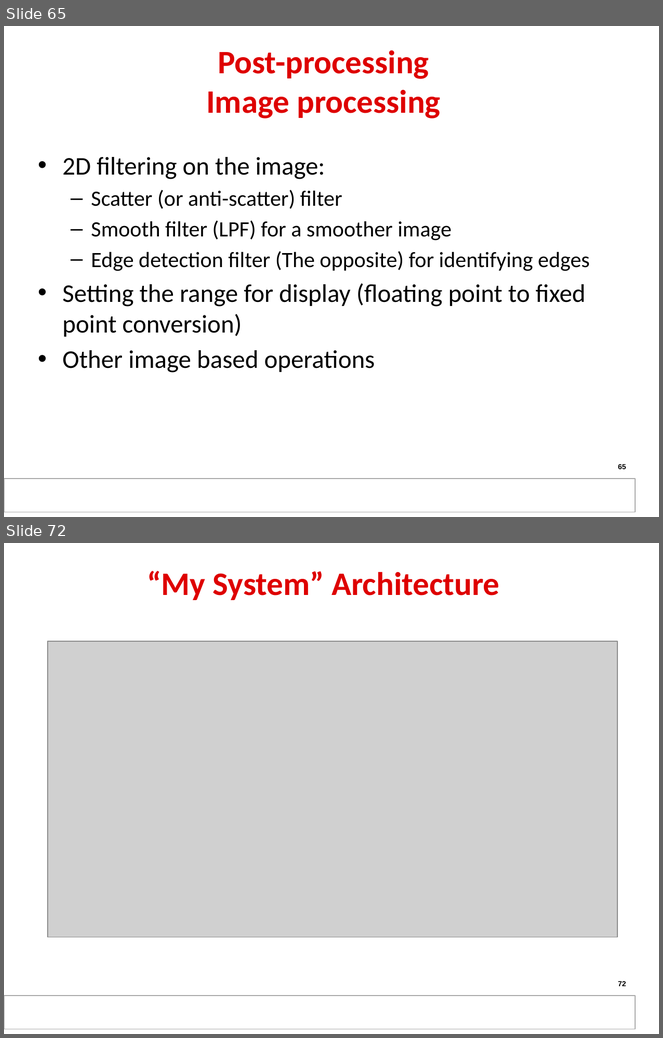
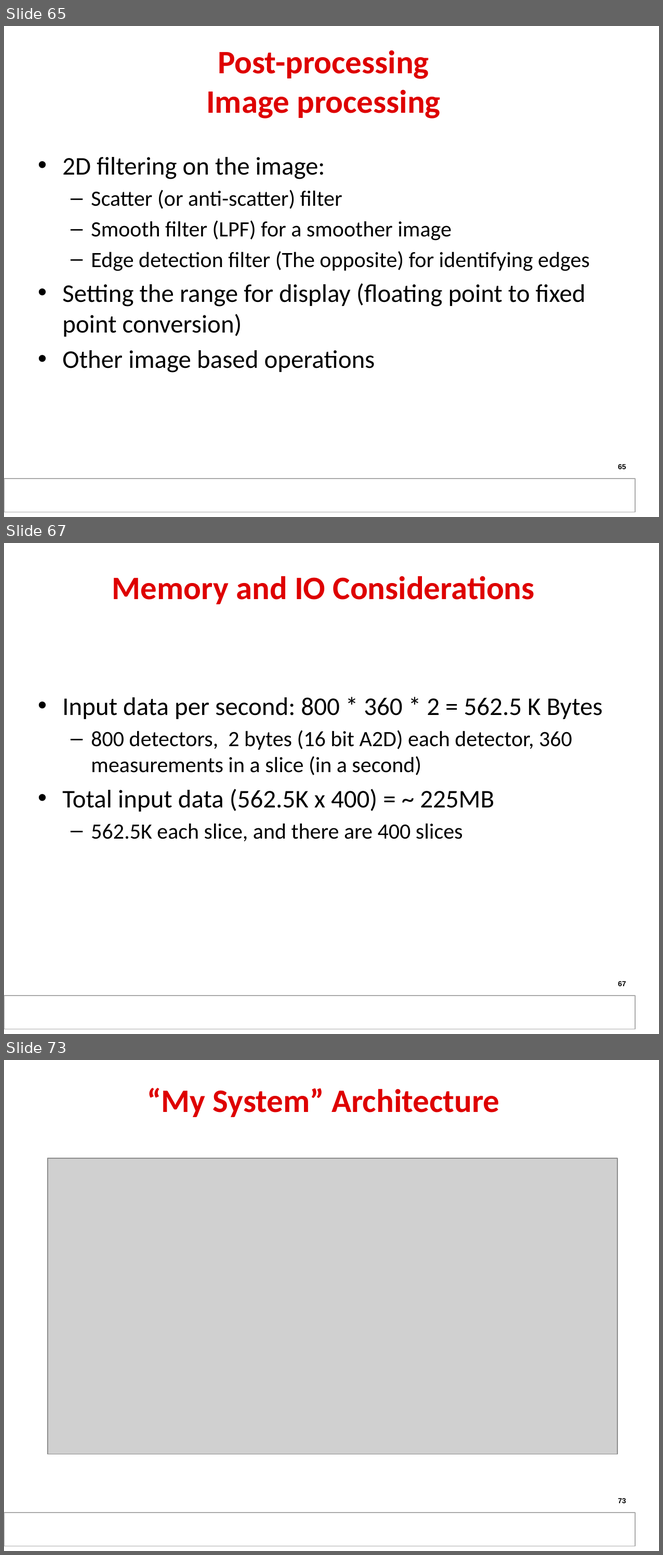
Before and after one commit to hari1989/keystone-workshop, a slide deck: slides/KeyStone Multicore Design.pptx. Shown one above the other, each under a label of ours: slides 65 and 72 before the commit, slides 65, 67 and 73 after it; the slides between them are not shown. The pictures are 663x1038 and 663x1555 pixels, drawn with LibreOffice and Linux fonts; fonts in the diff are those of the drawing; grey boxes stand for pictures; background and template pictures are left out. Boxes give left, top, right and bottom in pixels: in the first picture for what was removed or moved away, otherwise in the second. Text is boxed around its words. In the diff, an @@ line names an element or a change of style, - is before the commit and + after.

```diff
--- a/slides/KeyStone Multicore Design.pptx
+++ b/slides/KeyStone Multicore Design.pptx
@@ slide 67 added at bbox=[4, 543, 659, 1034], background #FFFFFF; not listed: 1 template element that a slide beside it also shows @@
@@ title added at bbox=[112, 576, 535, 604], 36 pt, text #DE0000, bold @@
+Memory and IO Considerations
@@ text added at bbox=[62, 697, 603, 841], 24 pt, text #000000 @@
+• Input data per second: 800 * 360 * 2 = 562.5 K Bytes
+  – 800 detectors, 2 bytes (16 bit A2D) each detector, 360 measurements in a slice (in a second)
+• Total input data (562.5K x 400) = ~ 225MB
+  – 562.5K each slice, and there are 400 slices
@@ page number added at bbox=[618, 981, 626, 987], 8 pt, text #000000 @@
+67
@@ what was slide 72 is now slide 73 @@
@@ page number at bbox=[618, 1498, 626, 1504]: text changed @@
-72
+73
```
Also in this commit, not shown: 11 slides changed, 4 other slides added, 1 slide removed.
